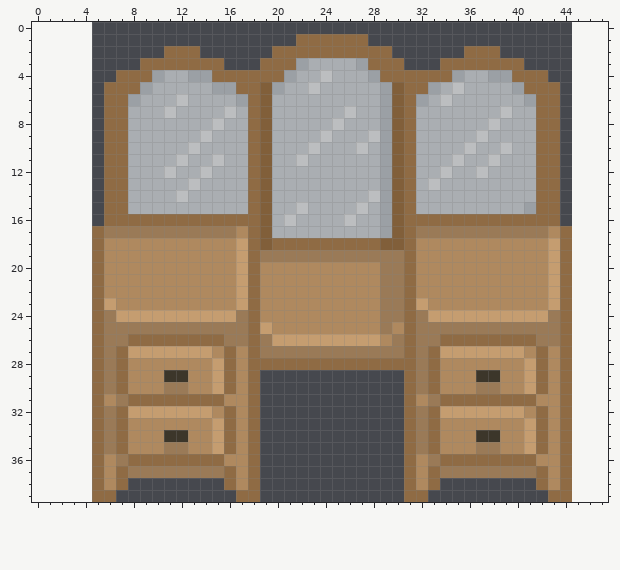
File history of a pixel-art file, art/furniture/oak/oak_vanity.aseprite. Above is the file before it was changed.
40x40 pixels, 1 frame. The old version is drawn lined up with the new one, on the new canvas.
After:
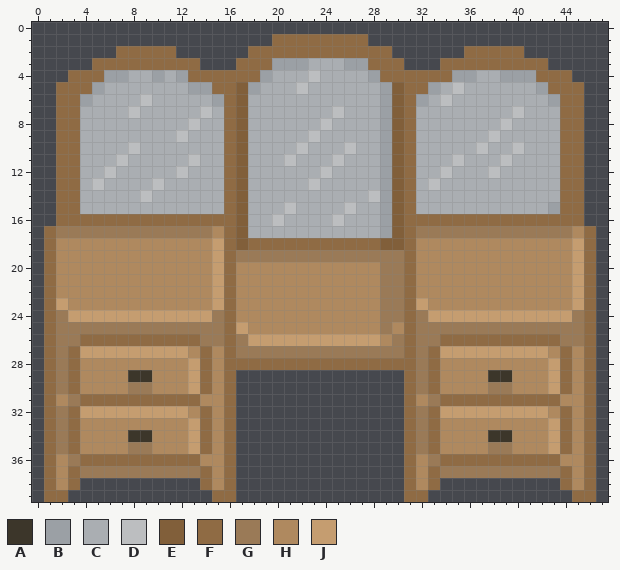
Palette (. is transparent): A #3c362a  B #9ba0a5  C #aaaeb2  D #bcbec0  E #815f3a  F #8f6b44  G #9a7a57  H #af895f  J #c59d70
Difference:
canvas 40x40 -> 48x40, the old top-left corner now at 5,0
y 1: x 20..21 .. -> FF
y 2: x 7..10 .... -> FFFF; x 12..13 FF -> ..; x 18..19 .. -> FF; x 39..40 .. -> FF
y 3: x 5..8 .... -> FFFF; x 14..15 FF -> ..; x 17..18 .. -> FF; x 20..21 FF -> BB; x 26 C -> B; x 41..42 .. -> FF
y 4: x 3..9 ....FFF -> FFFBBCC; x 12..14 CBB -> BFF; x 19..21 FFB -> BCC; x 23..24 CD -> DC; x 36 C -> B; x 38 B -> C; x 40..41 FF -> BB; x 43..44 .. -> FF
y 5: x 2..9 ....FFFB -> FFFBCCCC; x 13..20 CCBBFFEB -> BBFFEBCC; x 22..23 CD -> DC; x 40..42 BFF -> CCB; x 44..45 .. -> FF
y 6: x 2..9 ....FFBC -> FFBCCCCD; x 12 D -> C; x 15..19 CCBFE -> BFECC; x 41..45 BFF.. -> CCBFF
y 7: x 2..8 ....FFC -> FFCCCCD; x 11 D -> C; x 14 C -> D; x 16..19 DCFE -> FECC; x 25..26 CD -> DC; x 39..40 DC -> CD; x 42..45 FF.. -> CCFF
y 8: x 2..7 ....FF -> FFCCCC; x 13 C -> D; x 15..19 DCCFE -> CFECC; x 24..25 CD -> DC; x 38..39 DC -> CD; x 42..45 FF.. -> CCFF
y 9: x 2..7 ....FF -> FFCCCC; x 12 C -> D; x 14 D -> C; x 16..19 CCFE -> FECC; x 23..24 CD -> DC; x 28 D -> C; x 37..38 DC -> CD; x 42..45 FF.. -> CCFF
y 10: x 2..8 ....FFC -> FFCCCCD; x 13 D -> C; x 16..19 CCFE -> FECC; x 22..23 CD -> DC; x 26..27 CD -> DC; x 36..37 DC -> CD; x 39..40 DC -> CD; x 42..45 FF.. -> CCFF
y 11: x 2..7 ....FF -> FFCCCD; x 12..13 DC -> CD; x 15..19 DCCFE -> CFECC; x 21..22 CD -> DC; x 25 C -> D; x 38..39 DC -> CD; x 42..45 FF.. -> CCFF
y 12: x 2..7 ....FF -> FFCCDC; x 11..12 DC -> CD; x 14 D -> C; x 16..19 CCFE -> FECC; x 24 C -> D; x 37..38 DC -> CD; x 42..45 FF.. -> CCFF
y 13: x 2..7 ....FF -> FFCDCC; x 10 C -> D; x 13 D -> C; x 16..19 CCFE -> FECC; x 23 C -> D; x 42..45 FF.. -> CCFF
y 14: x 2..7 ....FF -> FFCCCC; x 9 C -> D; x 12 D -> C; x 16..19 CCFE -> FECC; x 42..45 FF.. -> CCFF
y 15: x 2..7 ....FF -> FFCCCC; x 16..19 CCFE -> FECC; x 21..22 CD -> DC; x 26..27 CD -> DC; x 41..45 BFF.. -> CCBFF
y 16: x 2..5 .... -> FFFF; x 17..21 FFECD -> ECCDC; x 25..26 CD -> DC; x 44..45 .. -> FF
y 17: x 1..5 ....F -> FGGGG; x 15..19 GGHFE -> HFECC; x 43..46 HF.. -> GGHF
y 18: x 1..5 ....F -> FHHHH; x 15..17 HHJ -> JFE; x 19 E -> F; x 43..46 JF.. -> HHJF
y 19: x 1..5 ....F -> FHHHH; x 15..18 HHJF -> JFGG; x 43..46 JF.. -> HHJF
y 20..22: x 1..5 ....F -> FHHHH; x 15..18 HHJF -> JFHH; x 43..46 JF.. -> HHJF
y 23: x 1..6 ....FJ -> FJHHHH; x 15..18 HHJF -> JFHH; x 43..46 JF.. -> HHJF
y 24: x 1..6 ....FG -> FGJJJJ; x 15..18 JJGF -> GFHH; x 43..46 GF.. -> JJGF
y 25: x 1..5 ....F -> FGGGG; x 16..19 GGFJ -> FJHH; x 44..46 F.. -> GGF
y 26: x 1..4 .... -> FGGF; x 6..7 GG -> FF; x 14..16 FFG -> GGF; x 18..19 FG -> JJ; x 42..46 GGF.. -> FFGGF
y 27: x 1..7 ....FGF -> FGFJJJJ; x 13..14 JJ -> HF; x 17..18 HF -> GG; x 41..42 HF -> JJ; x 45..46 .. -> HF
y 28: x 1..7 ....FGF -> FGFHHHH; x 13..15 HHJ -> JFH; x 17 H -> F; x 41..43 JFH -> HHJ; x 45..46 .. -> HF
y 29: x 1..9 ....FGFHH -> FGFHHHHAA; x 11..15 AAHHJ -> HHJFH; x 17..18 HF -> ..; x 37 A -> H; x 39 H -> A; x 41..43 JFH -> HHJ; x 45..46 .. -> HF
y 30: x 1..9 ....FGFHH -> FGFHHHHGG; x 11..15 GGHHJ -> HHJFH; x 17..18 HF -> ..; x 37 G -> H; x 39 H -> G; x 41..43 JFH -> HHJ; x 45..46 .. -> HF
y 31: x 1..4 .... -> FHGF; x 6..7 HG -> FF; x 14..18 FFHHF -> HHF..; x 42..46 HHF.. -> FFHHF
y 32: x 1..7 ....FGF -> FGFJJJJ; x 13..14 JJ -> HF; x 17..18 HF -> ..; x 41..42 HF -> JJ; x 45..46 .. -> HF
y 33: x 1..7 ....FGF -> FGFHHHH; x 13..15 HHJ -> JFH; x 17..18 HF -> ..; x 41..43 JFH -> HHJ; x 45..46 .. -> HF
y 34: x 1..9 ....FGFHH -> FGFHHHHAA; x 11..15 AAHHJ -> HHJFH; x 17..18 HF -> ..; x 37 A -> H; x 39 H -> A; x 41..43 JFH -> HHJ; x 45..46 .. -> HF
y 35: x 1..9 ....FGFHH -> FGFHHHHGG; x 11..15 GGHHJ -> HHJFH; x 17..18 HF -> ..; x 37 G -> H; x 39 H -> G; x 41..43 JFH -> HHJ; x 45..46 .. -> HF
y 36: x 1..4 .... -> FHGF; x 6..7 HG -> FF; x 14..18 FFHHF -> HHF..; x 42..46 HHF.. -> FFHHF
y 37: x 1..7 ....FHF -> FHFGGGG; x 14..15 GG -> FH; x 17..18 HF -> ..; x 42..43 FH -> GG; x 45..46 .. -> HF
y 38: x 1..3 ... -> FHF; x 5..7 FHF -> ...; x 14..15 .. -> FH; x 17..18 HF -> ..; x 42..43 FH -> ..; x 45..46 .. -> HF
y 39: x 1..2 .. -> FF; x 5..6 FF -> ..; x 15..18 ..FF -> FF..; x 43..46 FF.. -> ..FF
